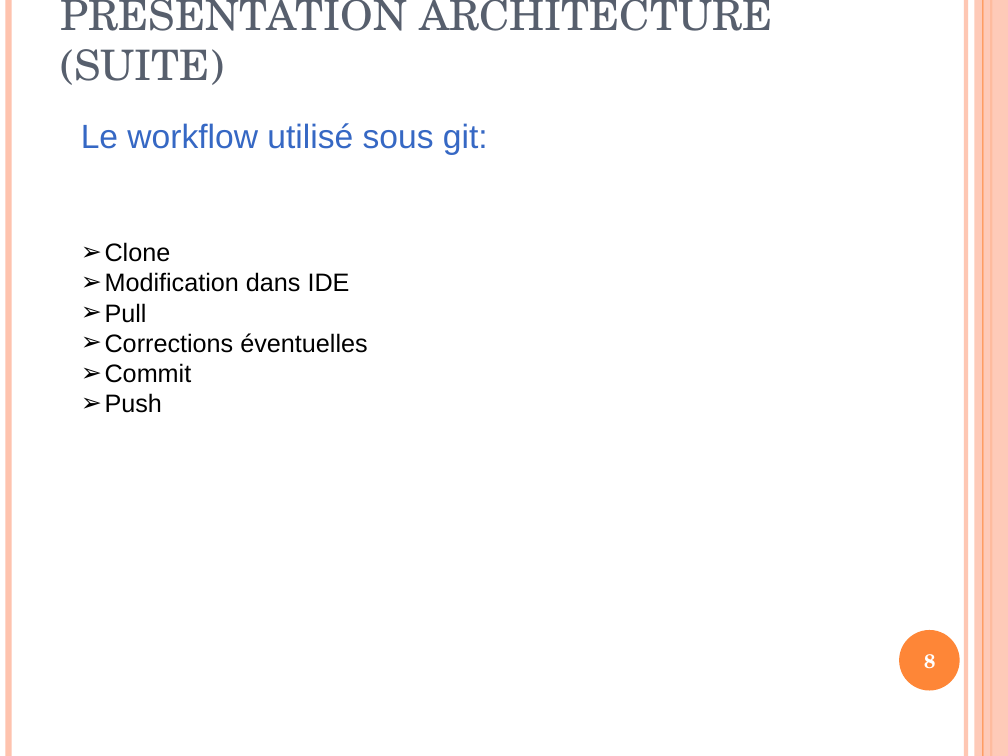
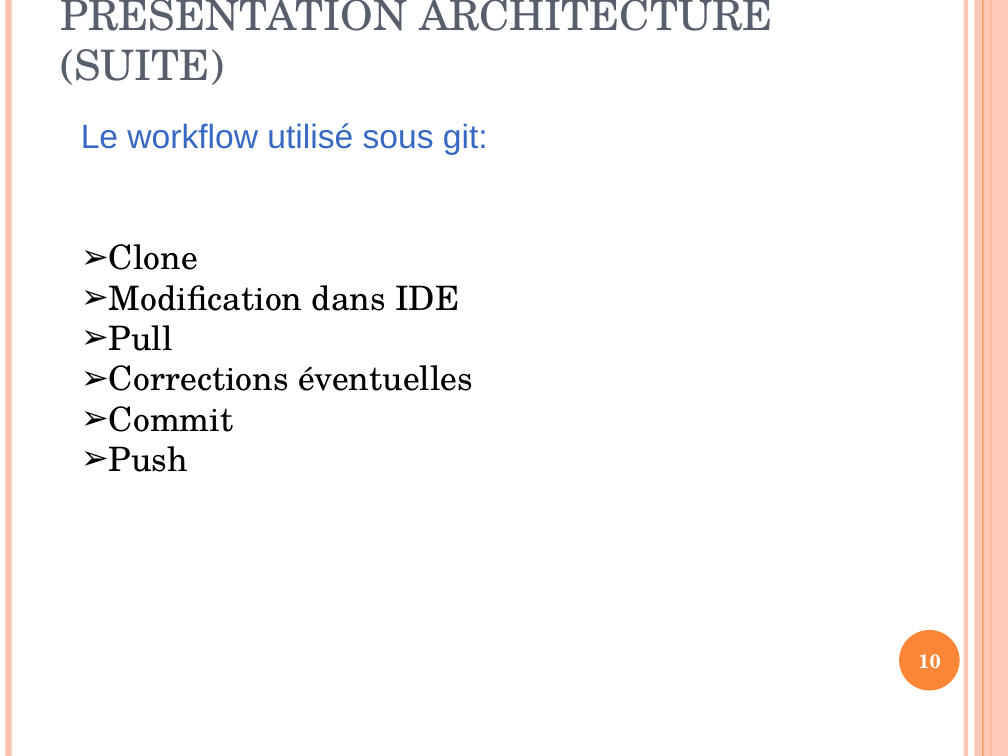
Before and after one commit to carlatgithub/jungleprod, a slide deck: slide 10 of SiteDeVenteEJungle_Carl.ppt (slide 8 before the commit). Drawn at 1008x756 pixels with LibreOffice and Linux fonts; fonts in the diff are those of the drawing. Boxes give left, top, right and bottom in pixels: in the first picture for what was removed or moved away, otherwise in the second. Text is boxed around its words. In the diff, an @@ line names an element or a change of style, - is before the commit and + after.

```diff
--- a/SiteDeVenteEJungle_Carl.ppt
+++ b/SiteDeVenteEJungle_Carl.ppt
@@ text at box(109, 244, 473, 472): size 18 to 24 pt, font Arial to TeX Gyre Schola in "Clone", "Modification dans IDE", "Pull", "Corrections éventuelles" and 2 more places @@
@@ page number at box(918, 654, 941, 669): text changed @@
-8
+10
```
Also in this commit, not shown: 6 other slides changed, 2 slides added.
